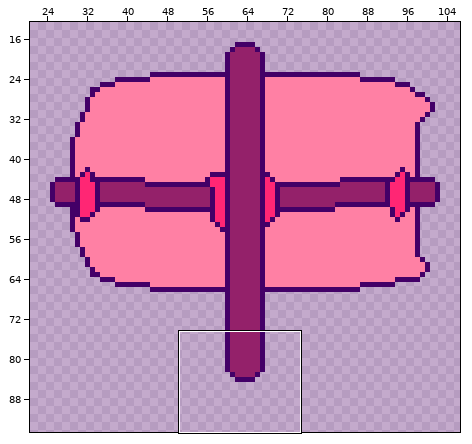
Sprite sheet: cascadia/Assets/Art/Sail/SailV6.png. Above, an overview of the earlier version with the close-up marked.
Close-up. Before the commit:
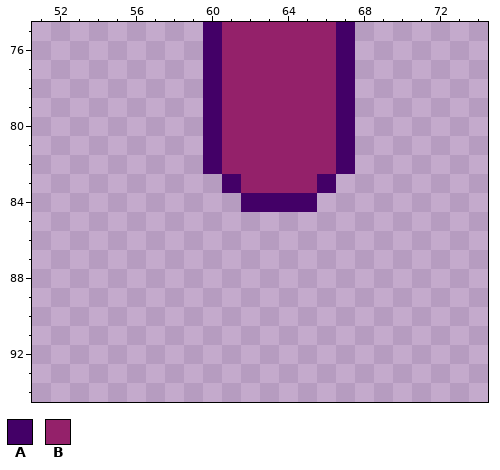
The file is 128x128 pixels. Shown: x 51..74, y 75..94. The wide view leaves out empty margins. The commit also changed other parts of the picture, which this record leaves out.
Palette (. is transparent): A #430067  B #94216a
Pixels before, first column x 60:
75 ABBBBBBA
76 ABBBBBBA
77 ABBBBBBA
78 ABBBBBBA
79 ABBBBBBA
80 ABBBBBBA
81 ABBBBBBA
82 ABBBBBBA
83 .ABBBBA.
84 ..AAAA..
Now the later version:
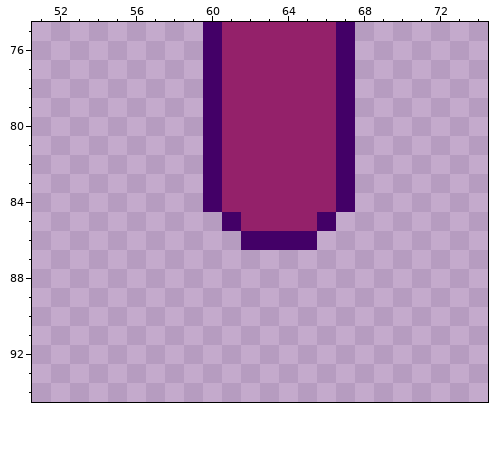
Diff:
y 83: x 60..61 .A -> AB; x 66..67 A. -> BA
y 84: x 60..67 ..AAAA.. -> ABBBBBBA
y 85: x 61..66 ...... -> ABBBBA
y 86: x 62..65 .... -> AAAA
Pixel boxes of the changes (left, top, right, bottom) in both close-ups:
changed: (203, 174, 355, 250)
